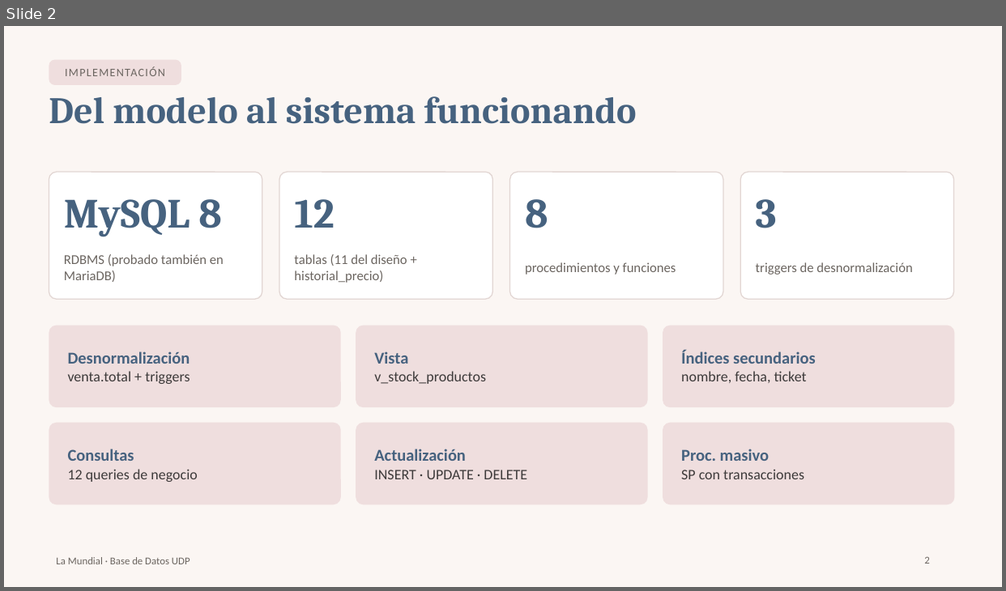
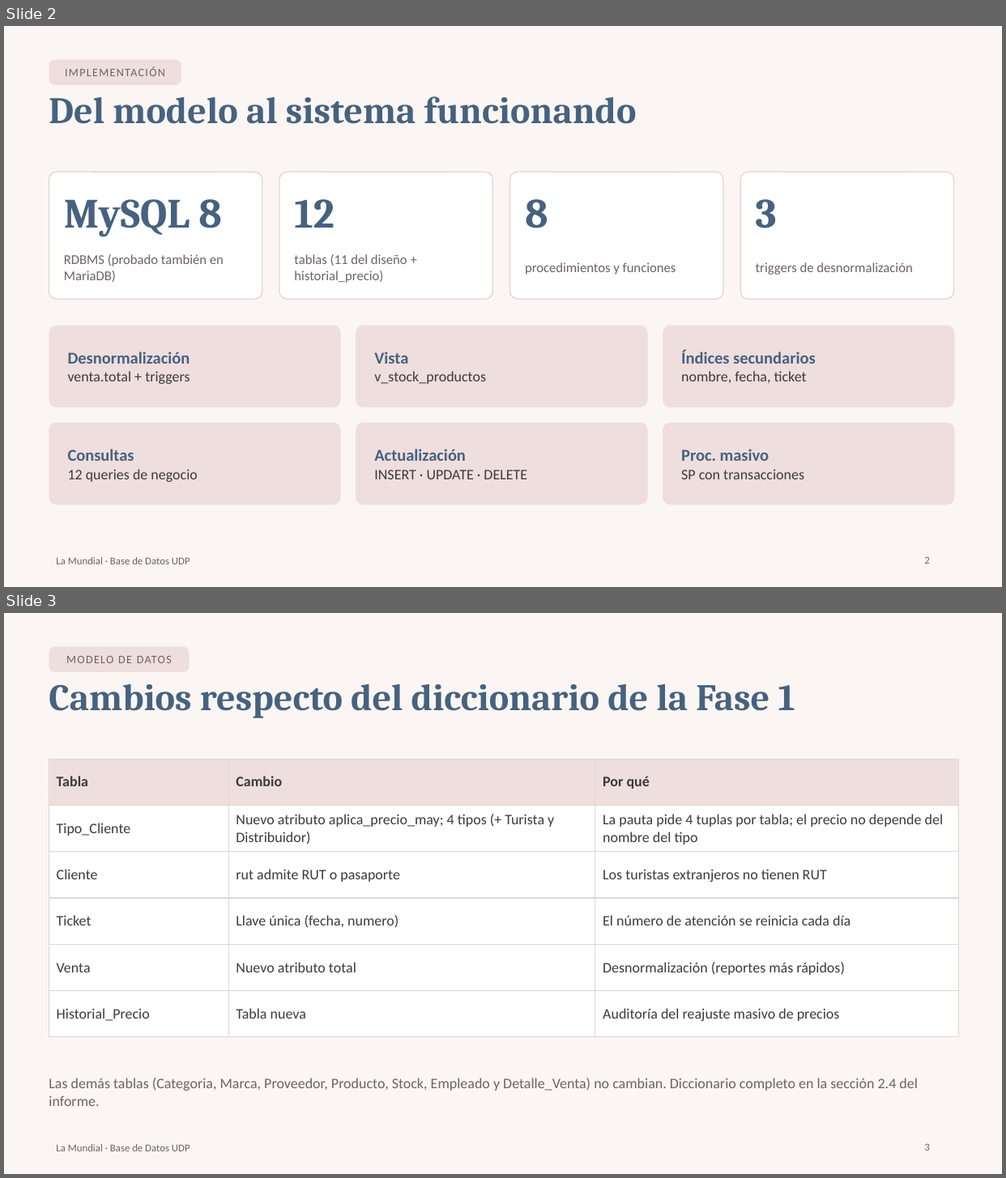
Before and after one commit to maracenam/Trabajo_BD_UDP, a slide deck: docs/Presentacion_Implementacion.pptx. Shown one above the other, each under a label of ours: slide 2 before the commit, slides 2 and 3 after it. The pictures are 1006x591 and 1006x1178 pixels, drawn with LibreOffice and Linux fonts; fonts in the diff are those of the drawing. Boxes give left, top, right and bottom in pixels: in the first picture for what was removed or moved away, otherwise in the second. Text is boxed around its words. In the diff, an @@ line names an element or a change of style, - is before the commit and + after.

```diff
--- a/docs/Presentacion_Implementacion.pptx
+++ b/docs/Presentacion_Implementacion.pptx
@@ slide 3 added at [4, 613, 1002, 1174], background #FBF6F3; not listed: 1 template element that a slide beside it also shows @@
@@ rounded rectangle added at [49, 647, 189, 672], fill #EFDEDE @@
@@ text added at [66, 656, 172, 663], 11 pt, text #6B6560 @@
+MODELO DE DATOS
@@ title added at [49, 684, 795, 718], 36 pt, text #46627F, bold @@
+Cambios respecto del diccionario de la Fase 1
@@ table added at [49, 759, 958, 1024], 6 rows, 3 columns @@
+Tabla | Cambio | Por qué
+Tipo_Cliente | Nuevo atributo aplica_precio_may; 4 tipos (+ Turista y Distribuidor) | La pauta pide 4 tuplas por tabla; el precio no depende del nombre del tipo
+Cliente | rut admite RUT o pasaporte | Los turistas extranjeros no tienen RUT
+Ticket | Llave única (fecha, numero) | El número de atención se reinicia cada día
+Venta | Nuevo atributo total | Desnormalización (reportes más rápidos)
+Historial_Precio | Tabla nueva | Auditoría del reajuste masivo de precios
@@ text added at [49, 1078, 917, 1106], 14 pt, text #6B6560 @@
+Las demás tablas (Categoria, Marca, Proveedor, Producto, Stock, Empleado y Detalle_Venta) no cambian. Diccionario completo en la sección 2.4 del informe.
@@ page number added at [924, 1144, 929, 1151], 10 pt, text #6B6560 @@
+3
```
Also in this commit, not shown: 4 slides changed, 18 other files.
